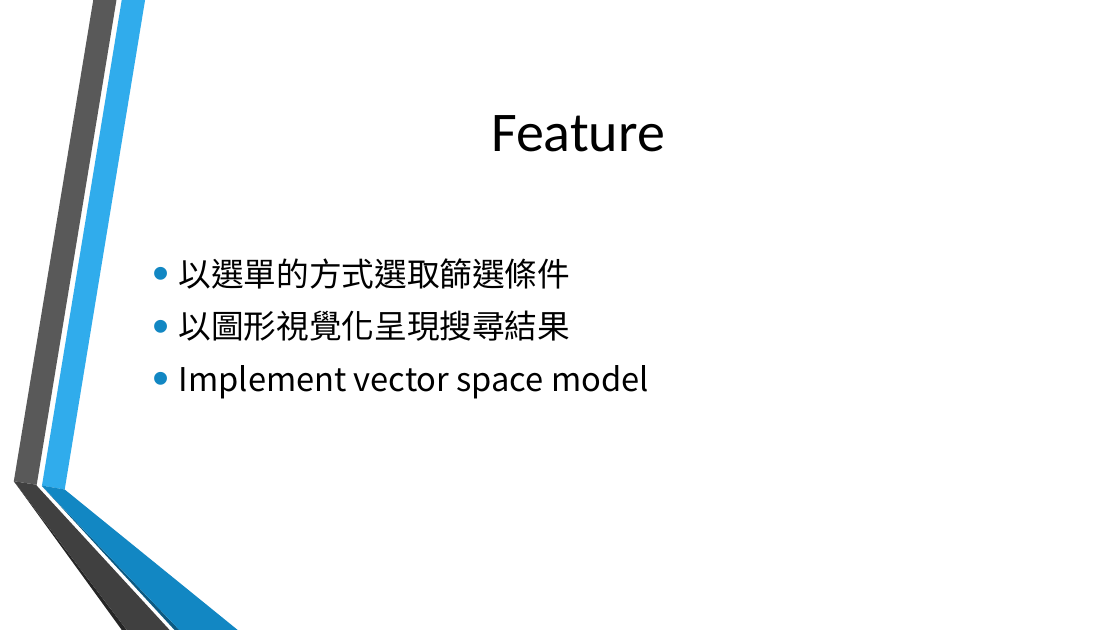
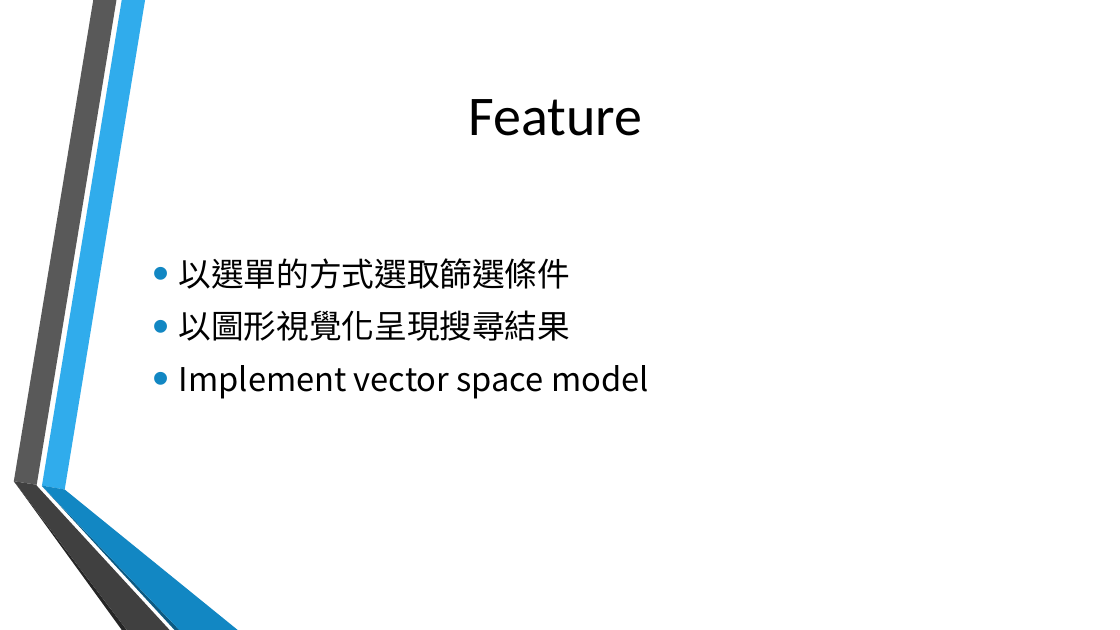
Before and after one commit to TeamTOS/courseSelecting, a slide deck: slide 6 of 期末結案.pptx. Drawn at 1120x630 pixels with LibreOffice and Linux fonts; fonts in the diff are those of the drawing; background and template pictures are left out. Boxes give left, top, right and bottom in pixels: in the first picture for what was removed or moved away, otherwise in the second. Text is boxed around its words. In the diff, an @@ line names an element or a change of style, - is before the commit and + after.

```diff
--- a/期末結案.pptx
+++ b/期末結案.pptx
@@ title "Feature" moved from (x1=491, y1=115, x2=665, y2=152) to (x1=469, y1=99, x2=643, y2=136) @@
```
Also in this commit, not shown: 7 other slides changed, 8 slides added.
